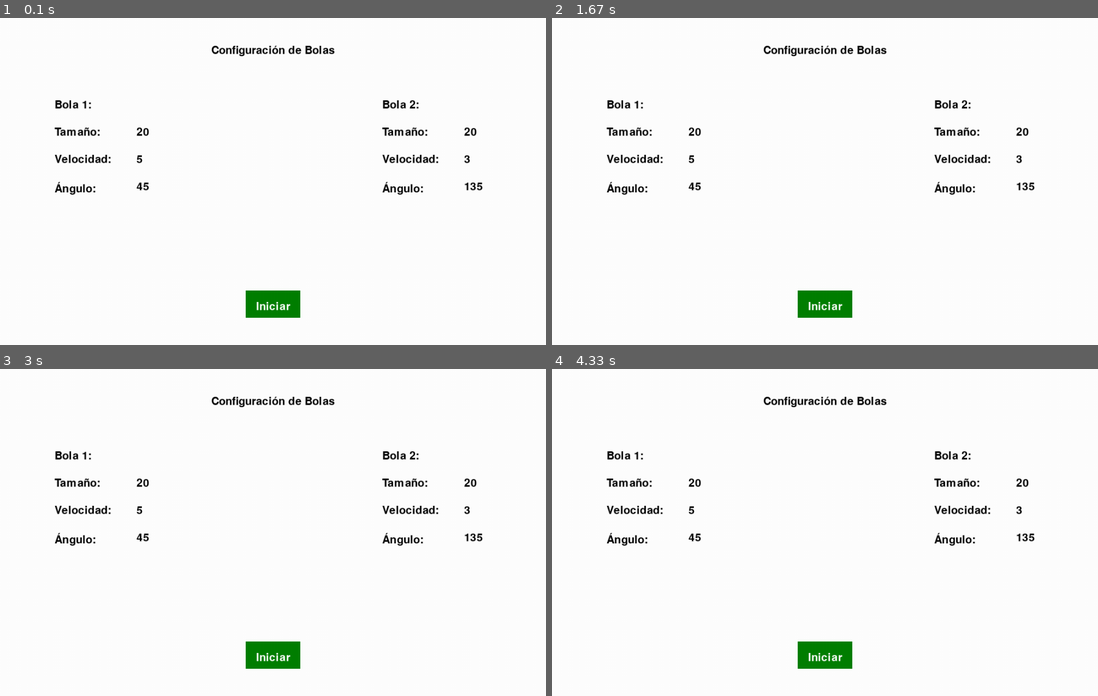
Above: before the commit, frames 1-4 (two rows, left to right).
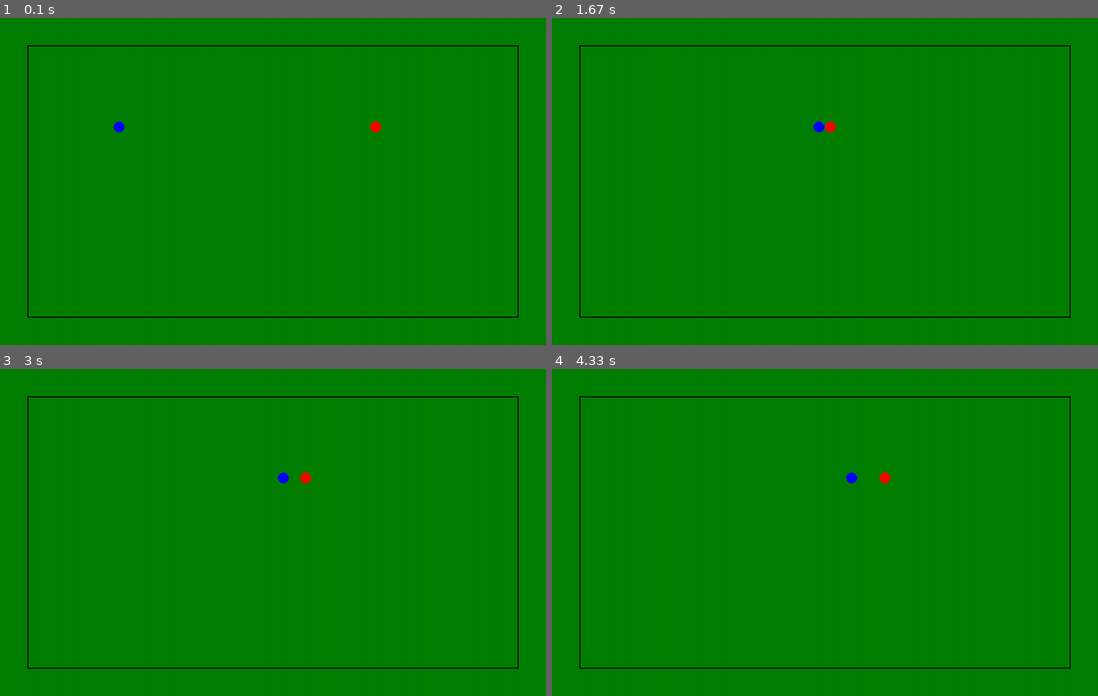
Above: after the commit, the same moments.

Repository: Juan-David-30/ProyectoFisica
Game: pygame game, started from qlq final.py
Two runs of this game, one before a commit and one after it. Both use one fixed random seed, a clock stepped at 60 frames per second and the inputs below.
Inputs:
- Up to frame 1 (0.1 s): no input
- Up to frame 2 (1.67 s): no input
- Up to frame 3 (3 s): no input
- Up to frame 4 (4.33 s): no input

The runs differ from the first frame. In frame 1, 99% of the frame differs, in the area x 0-100%, y 0-100%; in frame 2, 99%; in frame 3, 99%; in frame 4, 99%.

Commit message:
Añadiendo metodos y funciones que calculan coliciones

Diff:
--- /dev/null
+++ b/clases.py
@@ -0,0 +1,121 @@
+# Importando librerias
+import pygame
+import sys
+import math
+import matplotlib.pyplot as plt
+import numpy as np
+
+# Definición de colores
+WHITE = (255, 255, 255)
+BLACK = (0, 0, 0)
+RED = (255, 0, 0)
+GREEN = (0, 128, 0)  # Verde oscuro para la mesa de billar
+BLUE = (0, 0, 255)
+
+# Dimensiones de la ventana
+WIDTH, HEIGHT = 1000, 600
+GRAPH_WIDTH = 200
+GRAPH_HEIGHT = 200
+
+KINDS_OF_COLLISION = ['Inelastica', 'Elastica', 'Completamente inelastica']
+
+# Tiempo entre cada vez que se dibuja el escenario
+TIME = 0.001
+
+# Clase que contiene el escenario
+class Scenenary:
+    # Constructor
+    def __init__(self, kind, *balls):
+        assert(kind in KINDS_OF_COLLISION)
+        self.kind = kind
+        self.balls = balls
+        self.kinetic_energy = []
+        self.momentum = []
+        self.momentum_x = []
+        self.momentum_y = []
+    # Actualizar información de momentum y energía cinética total
+    def updateData(self):
+        k = 0
+        for ball in self.balls:
+            k += ball.kinetic_energy()
+        m = [0,0,0]
+        for ball in self.balls:
+            m += ball.momentum()
+        # Añadiendo valores a historial
+        self.kinetic_energy.append(k)
+        self.momentum.append(m[0])
+        self.momentum.append(m[1])
+        self.momentum.append(m[2])
+    # Método para chequear coliciones entre todas las bolas que se encuentran en el escenario
+    def checkCollision():
+        for ball in self.balls:
+            otherBalls = [x for x in self.balls if x != ball]
+            for otherBall in otherBalls:
+                ball.checkCollision(otherBall, self.kind)
+
+
+# Clase para representar una bola
+class Ball:
+    # Constructor
+    def __init__(self, x = 0, y = 0, radius = 1, mass = 1, speed = 1, angle = 0, color = "r"):
+        """
+        Constructor de clase ball recibe los siguientes argumentos:
+        x : coordenada inicial en x - 0 por default
+        y : coordenada inicial en y - 0 por default
+        radius: Radio de la bola (m) - 1 por default
+        speed: Velocidad de la bola (m/s) - 1 por default
+        angulo respecto a la horizontal de la bola (º) - 0 por default
+        color: Color con el que se verá la bola - rojo por default
+        """
+        self.x = x
+        self.y = y
+        self.radius = radius
+        self.color = color
+        self.speed = speed
+        # Transformando ángulo obtenido a radianes (con estos funciona la libreria math de python)
+        self.angle = math.radians(angle % 360)
+        # Descomponiendo velocidad en ejes
+        self.vy = math.sin(self.angle) * self.speed
+        self.vx = math.cos(self.angle) * self.speed
+
+    # Función que retorna energía cinetica actual de la bola
+    def kinetic_energy(self):
+        return .5 * self.mass * self.speed**2
+
+    # Retorna tripla con momentum total y momentum en cada eje
+    def momentum(self):
+        momentum = self.mass * self.speed
+        momentum_x = self.mass * self.vx
+        momentum_y = self.mass * self.vy
+        return (momentum, momentum_x, momentum_y)
+
+    # Método que actualiza la ubicación actual de la bola
+    def update(self):
+        self.x = self.vx * TIME
+        self.y = self.vy * TIME
+
+    # Helper que dibuja la bola en pantalla
+    def draw(self, screen):
+        pygame.draw.circle(screen, self.color, (int(self.x), int(self.y)), self.radius)
+
+    # Chequeamos posible collision:
+    def checkCollision(self, other : ball, kind):
+        #Chequeando si están en contacto
+        distance = sqrt((self.x - other.x) ** 2 + (self.y - other.y) ** 2)
+        # Sí no están en contacto ya sabemos que no hay collision
+        if distance > self.radius + other.radius:
+            return False
+        elif kind == KINDS_OF_COLLISION[2]:
+            pass
+        elif kind == KINDS_OF_COLLISION[1] or KINDS_OF_COLLISION == KINDS_OF_COLLISION[0]:
+            pass
+        # En caso de que no sea alguna de las 3 colisiones tiramos error
+        raise Exception(f"La colision {kind} no es una de las posibles colisiones {KINDS_OF_COLLISION}")
+
+
+    # Método que chequea si la bola va a colicionar con una pared (no genera perdidas de energía cinetica)
+    def check_boundary_collision(self):
+        if self.x - self.radius <= 50 or self.x + self.radius >= WIDTH - 50:
+            self.angle = math.pi - self.angle
+        if self.y - self.radius <= 50 or self.y + self.radius >= HEIGHT - 50:
+            self.angle = 2 * math.pi - self.angle
--- a/qlq final.py
+++ b/qlq final.py
@@ -1,8 +1,10 @@
+# Importando librerias
 import pygame
 import sys
 import math
 import matplotlib.pyplot as plt
 import numpy as np
+from itertools import combinations
 
 # Definición de colores
 WHITE = (255, 255, 255)
@@ -16,49 +18,137 @@
 GRAPH_WIDTH = 200
 GRAPH_HEIGHT = 200
 
+KINDS_OF_COLLISION = ['Inelastica', 'Elastica', 'Completamente inelastica']
+
+# Clase que contiene el escenario
+class Scenenary:
+    # Constructor
+    def __init__(self, screen, kind, *balls, e = 1):
+        """
+            Constructor de escenario, recibe como primer argumento posicional el tipo de colision
+            El resto de argumentos posicionales son las bolas que formarán parte del escenario
+            y como kwargument tenemos el coeficiente de restitución por default es 1 que es una colision completamente elastica
+        """
+        assert(kind in KINDS_OF_COLLISION)
+        self.kind = kind
+        self.e = e
+        self.balls = balls
+        self.kinetic_energy = []
+        self.momentum = []
+        self.momentum_x = []
+        self.momentum_y = []
+        self.screen = screen
+    # Actualizar información de momentum y energía cinética total
+    def updateData(self):
+        k = 0
+        for ball in self.balls:
+            ball.update()
+            k += ball.calculate_kinetic_energy()
+        m = [0,0,0]
+        for ball in self.balls:
+            m += ball.momentum()
+        # Añadiendo valores a historial
+        self.kinetic_energy.append(k)
+        self.momentum.append(m[0])
+        self.momentum.append(m[1])
+        self.momentum.append(m[2])
+    # Método para chequear coliciones entre todas las bolas que se encuentran en el escenario
+    def checkCollisions(self):
+        # Chequeando por cada bola
+        for ball1, ball2 in combinations(self.balls, 2):
+            ball1.checkCollision(ball2, self.kind, self.e)
+    # Dibujando las bolas
+    def draw(self):
+        for ball in self.balls:
+            ball.draw(self.screen)
+
 # Clase para representar una bola
 class Ball:
-    def __init__(self, x, y, radius, color, speed, angle):
+    # Constructor
+    def __init__(self, x = 200, y = 200, radius = 10, mass = 1, speed = 10, angle = 0, color = RED):
+        """
+            Constructor de clase ball recibe los siguientes argumentos:
+            x : coordenada inicial en x - 0 por default
+            y : coordenada inicial en y - 0 por default
+            radius: Radio de la bola (m) - 1 por default
+            speed: Velocidad de la bola (m/s) - 1 por default
+            angulo respecto a la horizontal de la bola (º) - 0 por default
+            color: Color con el que se verá la bola - rojo por default
+        """
         self.x = x
         self.y = y
         self.radius = radius
         self.color = color
         self.speed = speed
-        self.angle = angle
-        self.kinetic_energy = []
-
+        self.mass = mass
+        # Transformando ángulo obtenido a radianes (con estos funciona la libreria math de python)
+        self.angle = math.radians(angle % 360)
+        # Descomponiendo velocidad en ejes
+        self.vy = math.sin(self.angle) * self.speed
+        self.vx = math.cos(self.angle) * self.speed
+
+    # Función que retorna energía cinetica actual de la bola
+    def calculate_kinetic_energy(self):
+        return .5 * self.mass * self.speed**2
+
+    # Retorna tripla con momentum total y momentum en cada eje
+    def momentum(self):
+        momentum = self.mass * self.speed
+        momentum_x = self.mass * self.vx
+        momentum_y = self.mass * self.vy
+        return (momentum, momentum_x, momentum_y)
+
+    # Actualizar valores de velocidad
+    def updateSpeed(self, vx, vy):
+        self.vx = vx
+        self.vy = vy
+        self.speed = math.sqrt(self.vx ** 2 + self.vy ** 2)
+
+    # Método que actualiza la ubicación actual de la bola
     def update(self):
-        self.x += self.speed * math.cos(math.radians(self.angle))
-        self.y += self.speed * math.sin(math.radians(self.angle))
-        self.kinetic_energy.append(0.5 * self.speed**2)
-
+        self.x += self.vx
+        self.y += self.vy
+
+    # Helper que dibuja la bola en pantalla
     def draw(self, screen):
         pygame.draw.circle(screen, self.color, (int(self.x), int(self.y)), self.radius)
 
+    # Chequeamos posible collision:
+    def checkCollision(self, other, kind, e):
+        assert(kind in KINDS_OF_COLLISION)
+        #Chequeando si están en contacto
+        distance = math.sqrt((self.x - other.x) ** 2 + (self.y - other.y) ** 2)
+        # Sí no están en contacto ya sabemos que no hay collision
+        if distance > self.radius + other.radius:
+            return False
+        elif kind == KINDS_OF_COLLISION[2]:
+            print("comp inelastica")
+            # Colisión completamente inelastica
+            vfx = (self.vx * self.mass + other.vx * other.mass) / (self.mass + other.mass)
+            vfy = (self.vy * self.mass + other.vy * other.mass) / (self.mass + other.mass)
+            # Actualizamos velocidades
+            self.updateSpeed(vfx, vfy)
+            other.updateSpeed(vfx, vfy)
+            return True
+        elif kind == KINDS_OF_COLLISION[1] or kind == KINDS_OF_COLLISION[0]:
+            print("Elastica o inelastica")
+            # Para colisión inelastica y elastica podemos usar las mismas formulas basadas en el coeficiente de restitución
+            vfx = (self.mass * self.vx + other.mass * (other.vx + e * (other.vx - self.vx))) / (self.mass + other.mass)
+            othervfx = (self.mass * (self.vx - vfx) + other.mass * other.vx) / other.mass
+            vfy = (self.mass * self.vy + other.mass * (other.vy + e * (other.vy - self.vy))) / (self.mass + other.mass)
+            othervfy = (self.mass * (self.vy - vfy) + other.mass * other.vy) / other.mass
+            # Actualizando velocidades
+            self.updateSpeed(vfx, vfy)
+            other.updateSpeed(othervfx, othervfy)
+            return True
+
+
+    # Método que chequea si la bola va a colicionar con una pared (no genera perdidas de energía cinetica)
     def check_boundary_collision(self):
         if self.x - self.radius <= 50 or self.x + self.radius >= WIDTH - 50:
-            self.angle = 180 - self.angle
+            self.angle = math.pi - self.angle
         if self.y - self.radius <= 50 or self.y + self.radius >= HEIGHT - 50:
-            self.angle = 360 - self.angle
-
-def collide(ball1, ball2):
-    dx = ball2.x - ball1.x
-    dy = ball2.y - ball1.y
-    distance = math.sqrt(dx ** 2 + dy ** 2)
-
-    if distance <= ball1.radius + ball2.radius:
-        tangent = math.atan2(dy, dx)
-        angle1 = 2 * tangent - ball1.angle
-        angle2 = 2 * tangent - ball2.angle
-
-        speed1 = ball2.speed
-        speed2 = ball1.speed
-
-        ball1.speed = speed1
-        ball2.speed = speed2
-
-        ball1.angle = math.degrees(angle1)
-        ball2.angle = math.degrees(angle2)
+            self.angle = 2 * math.pi - self.angle
 
 # Inicialización de Pygame
 pygame.init()
@@ -66,14 +156,11 @@
 clock = pygame.time.Clock()
 
 # Creación de las bolas (valores iniciales)
-ball_radius = 20
-ball1_speed = 5
-ball2_speed = 3
-ball1_angle = 45
-ball2_angle = 135
-ball1 = Ball(100, 300, ball_radius, RED, ball1_speed, ball1_angle)
-ball2 = Ball(300, 300, ball_radius, BLUE, ball2_speed, ball2_angle)
-
+ball1 = Ball(speed = 3, color = BLUE)
+ball2 = Ball(700, angle = 180, speed = 2)
+
+escenario = Scenenary(screen, KINDS_OF_COLLISION[1], ball1, ball2, e = .05)
+"""
 # Inicialización de Matplotlib para la gráfica de energía cinética
 plt.ion()
 fig, ax = plt.subplots()
@@ -177,6 +264,7 @@
     ball1 = Ball(100, 300, ball_radius, RED, ball1_speed, ball1_angle)
     ball2 = Ball(300, 300, ball_radius, BLUE, ball2_speed, ball2_angle)
 
+"""
 # Loop principal de la simulación
 running = True
 while running:
@@ -186,30 +274,25 @@
 
     screen.fill(GREEN)  # Rellenamos la pantalla con el color verde
 
-    ball1.update()
-    ball2.update()
-
-    ball1.check_boundary_collision()
-    ball2.check_boundary_collision()
-
-    collide(ball1, ball2)
-
-    ball1.draw(screen)
-    ball2.draw(screen)
+    escenario.updateData()
+
+    escenario.checkCollisions()
+
+    escenario.draw()
 
     pygame.draw.rect(screen, BLACK, (50, 50, WIDTH - 100, HEIGHT - 100), 2)  # Dibujamos la mesa de billar
-
+    """
     if len(ball1.kinetic_energy) > 200:
         ball1.kinetic_energy.pop(0)
     if len(ball2.kinetic_energy) > 200:
         ball2.kinetic_energy.pop(0)
-
     line1.set_xdata(np.arange(len(ball1.kinetic_energy)))
     line1.set_ydata(ball1.kinetic_energy)
     line2.set_xdata(np.arange(len(ball2.kinetic_energy)))
     line2.set_ydata(ball2.kinetic_energy)
-    fig.canvas.draw()
-    plt.pause(0.001)
+    #fig.canvas.draw()
+    plt.pause(0.0001)
+    """
 
     pygame.display.flip()
     clock.tick(60)
